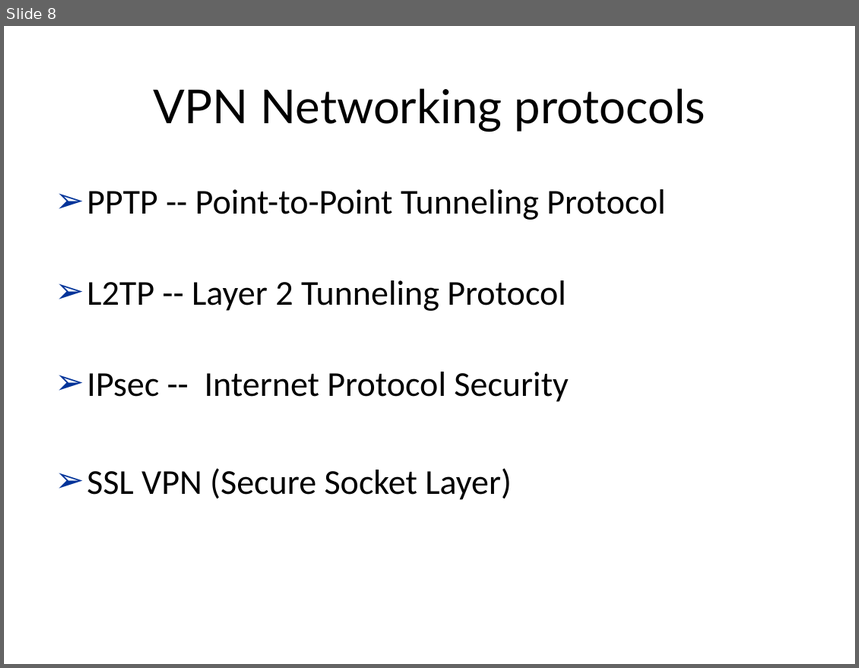
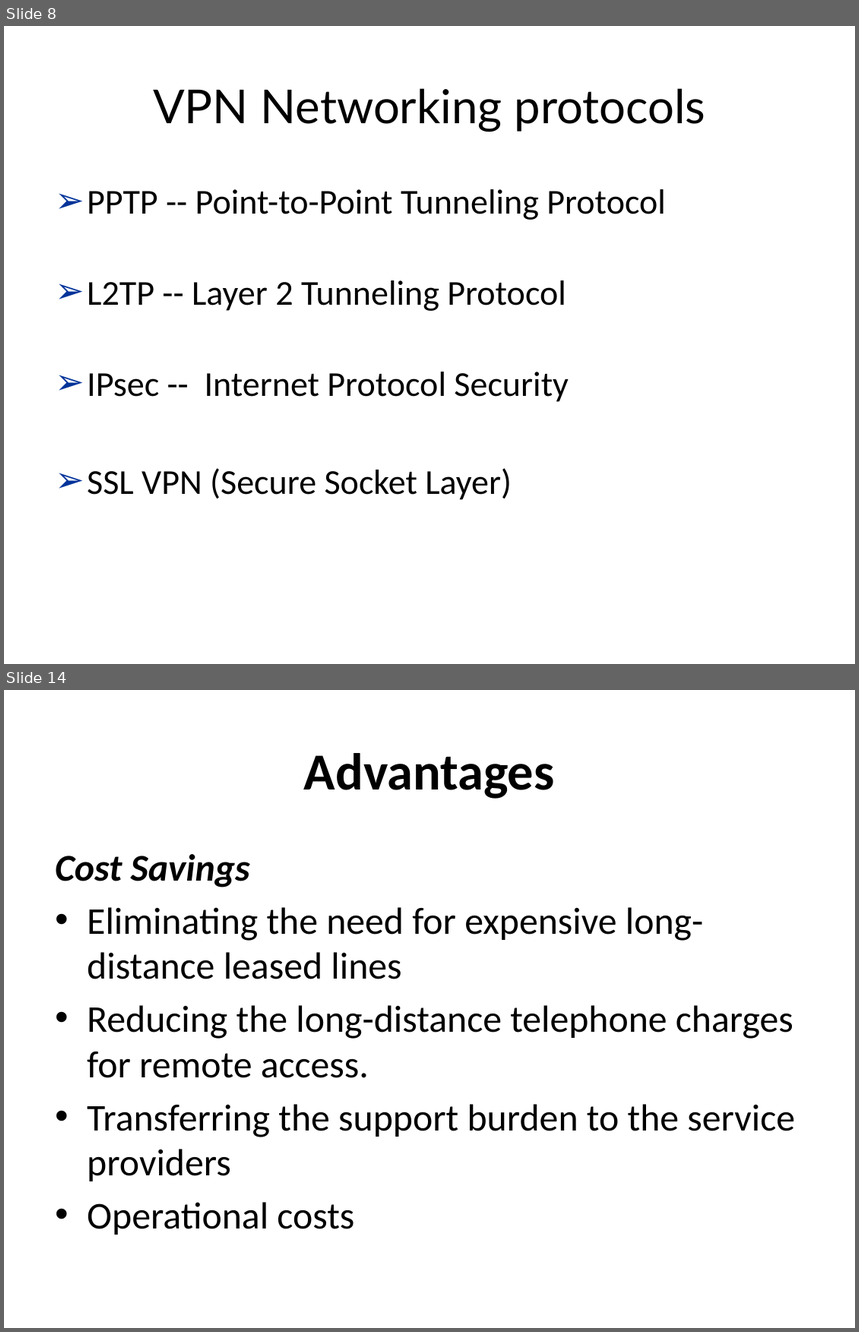
Before and after one commit to congnv8192/virtual-private-network-demo, a slide deck: present/VIRTUAL PRIVATE NETWORKS.pptx. Shown one above the other, each under a label of ours: slide 8 before the commit, slides 8 and 14 after it; the slides between them are not shown. The pictures are 859x668 and 859x1332 pixels, drawn with LibreOffice and Linux fonts; fonts in the diff are those of the drawing; background and template pictures are left out. Boxes give left, top, right and bottom in pixels: in the first picture for what was removed or moved away, otherwise in the second. Text is boxed around its words. In the diff, an @@ line names an element or a change of style, - is before the commit and + after.

```diff
--- a/present/VIRTUAL PRIVATE NETWORKS.pptx
+++ b/present/VIRTUAL PRIVATE NETWORKS.pptx
@@ slide 14 added at box(4, 690, 855, 1328), background picture (left out) @@
@@ title added at box(304, 753, 555, 799), 44 pt, text #000000, bold @@
+Advantages
@@ text added at box(55, 854, 795, 1235), 32 pt, text #000000 @@
+Cost Savings
+• Eliminating the need for expensive long-distance leased lines
+• Reducing the long-distance telephone charges for remote access.
+• Transferring the support burden to the service providers
+• Operational costs
```
Also in this commit, not shown: 10 slides changed, 10 other slides added, 12 other files.
